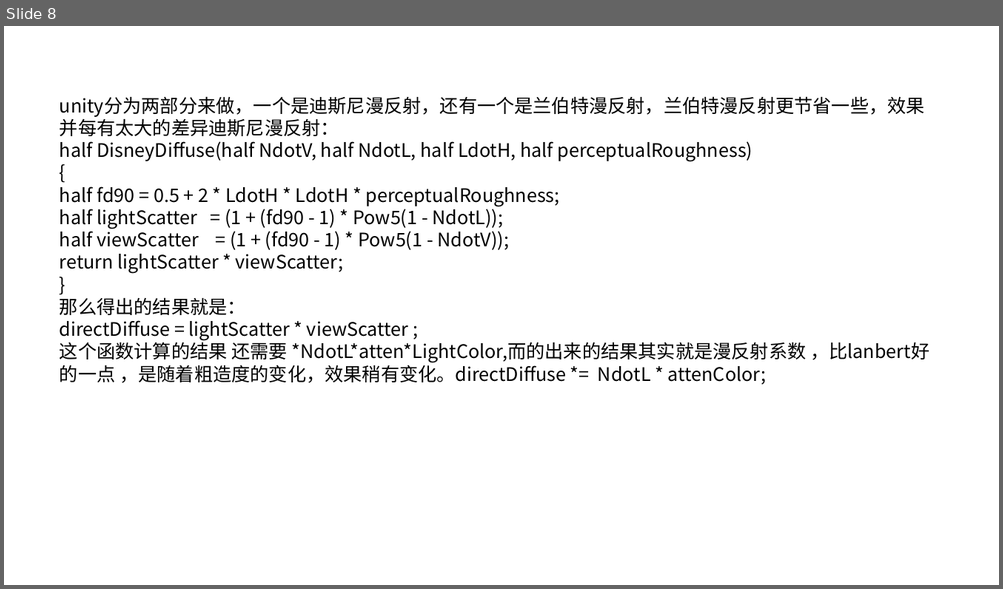
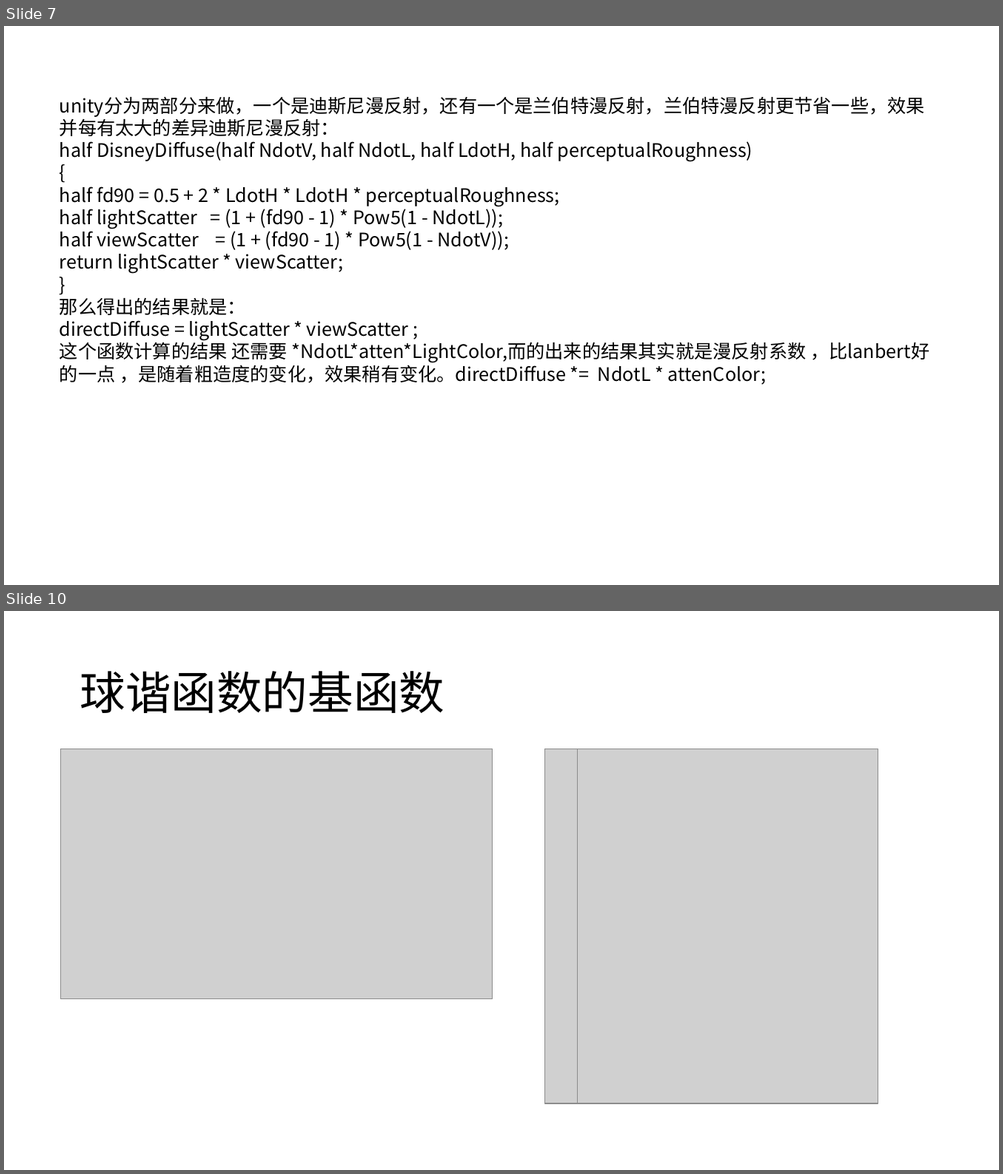
Before and after one commit to luxuia/pbr_demo, a slide deck: pbr和npr.pptx. Shown one above the other, each under a label of ours: slide 8 before the commit, slides 7 and 10 after it; the slides between them are not shown. The pictures are 1003x589 and 1003x1174 pixels, drawn with LibreOffice and Linux fonts; fonts in the diff are those of the drawing; grey boxes stand for pictures. Boxes give left, top, right and bottom in pixels: in the first picture for what was removed or moved away, otherwise in the second. Text is boxed around its words. In the diff, an @@ line names an element or a change of style, - is before the commit and + after.

```diff
--- a/pbr和npr.pptx
+++ b/pbr和npr.pptx
@@ slide 10 added at box(4, 611, 999, 1170), background #FFFFFF @@
@@ title added at box(79, 671, 444, 713), 44 pt, text #000000 @@
+球谐函数的基函数
@@ picture added at box(61, 749, 492, 999) @@
@@ picture added at box(545, 749, 586, 1104) @@
@@ picture added at box(578, 749, 879, 1104) @@
@@ what was slide 8 is now slide 7 @@
```
Also in this commit, not shown: 1 slide changed, 4 other slides added, 7 other files.
